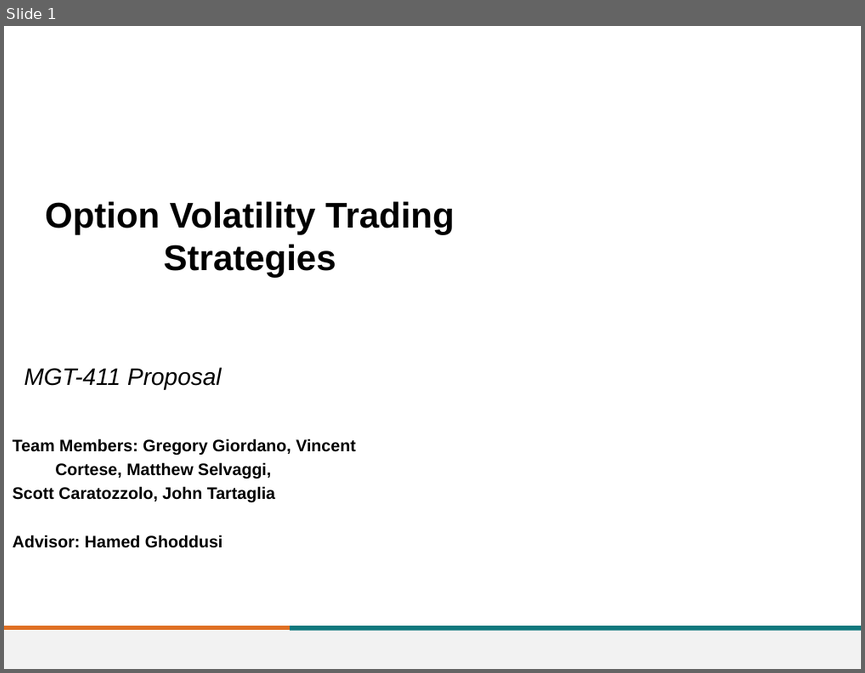
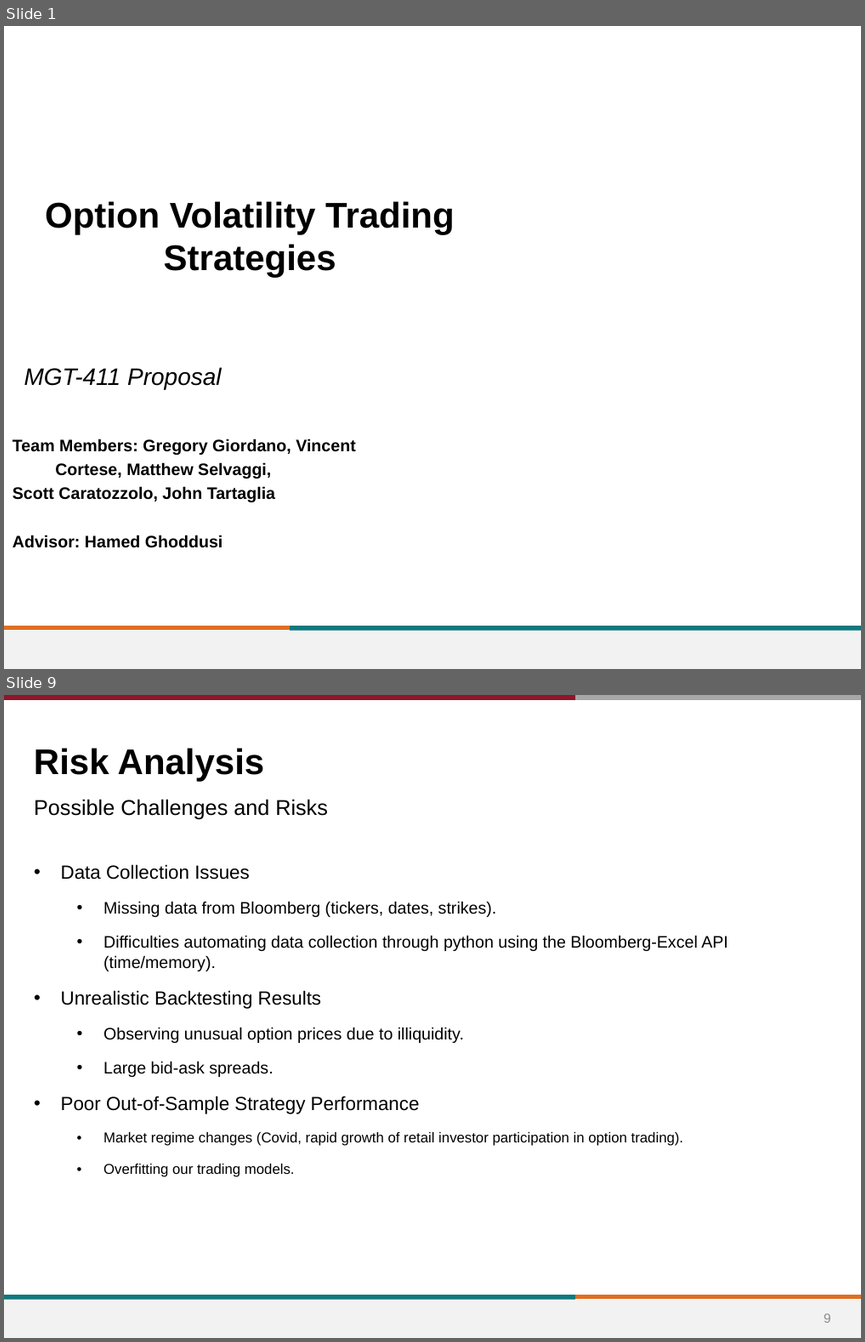
Before and after one commit to greggiordano12/MGT-411, a slide deck: Proposal/Options_Proposal.pptx. Shown one above the other, each under a label of ours: slide 1 before the commit, slides 1 and 9 after it; the slides between them are not shown. The pictures are 865x673 and 865x1342 pixels, drawn with LibreOffice and Linux fonts; fonts in the diff are those of the drawing; background and template pictures are left out. Boxes give left, top, right and bottom in pixels: in the first picture for what was removed or moved away, otherwise in the second. Text is boxed around its words. In the diff, an @@ line names an element or a change of style, - is before the commit and + after.

Commit message:
excelGen Working

```diff
--- a/Proposal/Options_Proposal.pptx
+++ b/Proposal/Options_Proposal.pptx
@@ slide 9 added at (x1=4, y1=695, x2=861, y2=1338), background #FFFFFF; not listed: 1 template element that a slide beside it also shows @@
@@ line added from (4, 698) to (575, 698), #90152A 4 pt @@
@@ line added from (575, 698) to (861, 698), #A6A6A6 4 pt @@
@@ title added at (x1=34, y1=748, x2=265, y2=781), 30 pt, text #000000, bold @@
+Risk Analysis
@@ text added at (x1=34, y1=799, x2=328, y2=819), 18 pt, text #000000 @@
+Possible Challenges and Risks
@@ text added at (x1=61, y1=864, x2=728, y2=1177), 14 pt, text #000000 @@
+• Data Collection Issues
+  • Missing data from Bloomberg (tickers, dates, strikes).
+  • Difficulties automating data collection through python using the Bloomberg-Excel API (time/memory).
+• Unrealistic Backtesting Results
+  • Observing unusual option prices due to illiquidity.
+  • Large bid-ask spreads.
+• Poor Out-of-Sample Strategy Performance
+  • Market regime changes (Covid, rapid growth of retail investor participation in option trading).
+  • Overfitting our trading models.
@@ line added from (4, 1297) to (575, 1297), #0F787D 4 pt @@
@@ line added from (575, 1297) to (861, 1297), #DF7023 4 pt @@
@@ page number added at (x1=823, y1=1313, x2=831, y2=1322), 11 pt, text #8C8C8C @@
+9
```
Also in this commit, not shown: 7 slides changed, 1 other slide added, 3 slides removed, 9 other files.
